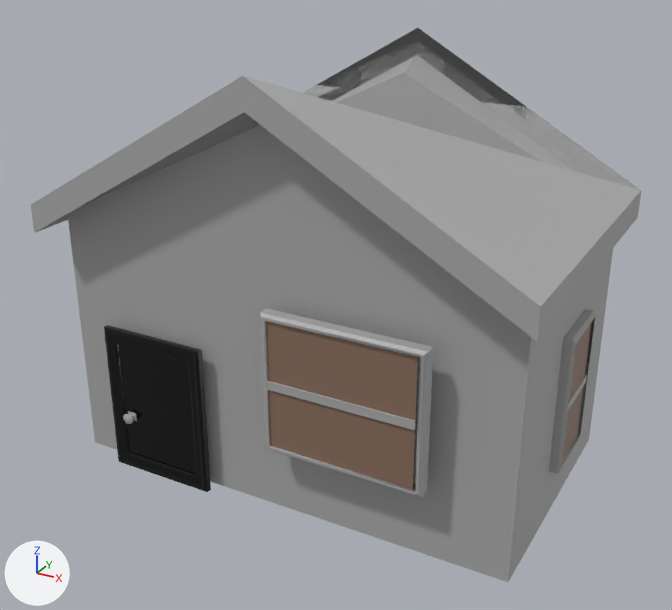
A saved change to the FBX model SeniorProject2025/Assets/BetaBuildings/Farmhouse2.fbx.
Camera for both pictures: a 50 mm camera at (0.387, -0.615, 0.531) aimed at (-0.008, 0.102, 0.172). The axes (+X, +Y, +Z) are drawn at lower left. The lights are the same throughout. Where no turn or scale is listed for an object, it has been applied to the vertices.

The scene before the commit, as lines of its bpy script (objects in view):
```python
me_mesh = bpy.data.meshes.new('Mesh')
me_mesh.from_pydata(...)  # 56 vertices, 45 faces; spans x -0.075..0.075, y -0.009..0.009, z -0.066..0.066
# faces by material slot: [44, 1]
me_mesh.materials.append(mat_standardsurface1)  # grey #aaaaaa
me_mesh.materials.append(mat_lambert3)  # brown #8a6e5d
me_mesh_002 = bpy.data.meshes.new('Mesh.002')
me_mesh_002.from_pydata(...)  # 66 vertices, 67 faces; spans x -0.055..0.055, y -0.006..0.006, z -0.075..0.075
# faces by material slot: [38, 29]
me_mesh_002.materials.append(mat_standardsurface1)  # grey #aaaaaa
me_mesh_002.materials.append(mat_standardsurface3)  # black #000000
me_mesh_003 = bpy.data.meshes.new('Mesh.003')
me_mesh_003.from_pydata(...)  # 24 vertices, 21 faces; spans x -0.238..0.238, y -0.157..0.157, z -0.001..0.398
me_mesh_003.materials.append(mat_standardsurface1)  # grey #aaaaaa
me_mesh_004 = bpy.data.meshes.new('Mesh.004')
me_mesh_004.from_pydata(...)  # 56 vertices, 45 faces; spans x -0.0088..0.0088, y -0.034..0.034, z -0.0659..0.0659
# faces by material slot: [44, 1]
me_mesh_004.materials.append(mat_standardsurface1)  # grey #aaaaaa
me_mesh_004.materials.append(mat_lambert3)  # brown #8a6e5d
ob_pcube110 = bpy.data.objects.new('pCube110', me_mesh_003)
ob_pcube110.location = (-0.009, 0.12, 0.011)
ob_polysurface430 = bpy.data.objects.new('polySurface430', me_mesh)
ob_polysurface430.location = (0.069, -0.024, 0.151)
ob_polysurface431 = bpy.data.objects.new('polySurface431', me_mesh_004)
ob_polysurface431.location = (0.217, 0.123, 0.128)
ob_psphere22 = bpy.data.objects.new('pSphere22', me_mesh_002)
ob_psphere22.location = (-0.136, -0.021, 0.082)
```
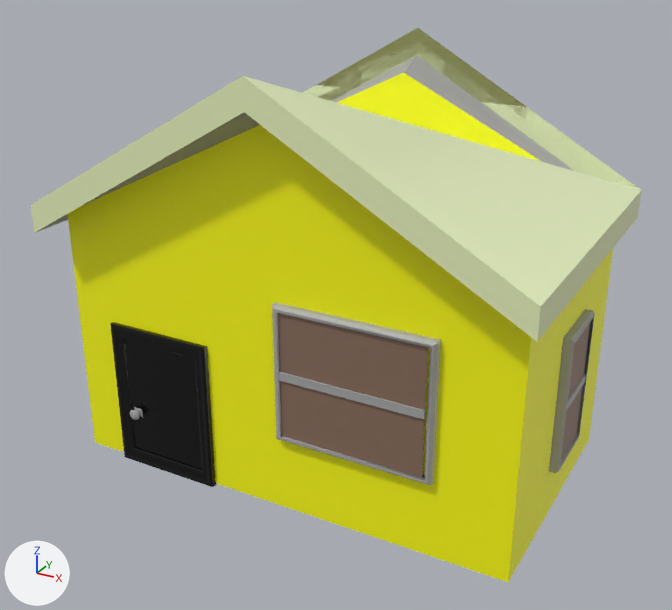
What changed in the scene script:
```text
Add mat_standardsurface13:
    mat_standardsurface13 = principled_material('standardSurface13')
    mat_standardsurface13.base_color = (0.749, 0.864, 0.516)  # green #e0efbe
    mat_standardsurface13.roughness = 0.2
    mat_standardsurface13.emission_color = (0.312, 0.213, 0.0306)  # yellow #987f31
    mat_standardsurface13.emission_strength = 0.14
Add mat_lambert5:
    mat_lambert5 = principled_material('lambert5')
    mat_lambert5.base_color = (1.0, 1.0, 0.0)  # yellow #ffff00
Change me_mesh_003:
    where me_mesh_003.from_pydata(...)  # 24 vertices, 21 faces; spans x -0.238..0.238, y -0.157..0.157, z -0.001..0.398
    used by ob_pcube110; location = (-0.009, 0.12, 0.011)
    me_mesh_003 part 1: all 6 faces centred in x -0.225..0.225, y -0.126..0.126, z 0.124..0.151 switch from mat_standardsurface1 (grey #aaaaaa) to mat_lambert5 (yellow #ffff00)
    me_mesh_003 part 2: 3 of the faces centred in x -0.238..0.0, y -0.157..0.0, z 0.249..0.317 switch from mat_standardsurface1 (grey #aaaaaa) to mat_standardsurface13 (green #e1efbe)
    me_mesh_003 part 3: 2 of the faces centred in x 0.119..0.238, y -0.157..0.0, z 0.249..0.317 switch from mat_standardsurface1 (grey #aaaaaa) to mat_standardsurface13 (green #e1efbe)
    me_mesh_003 part 4: 1 of the faces centred in x -0.119, y 0.157, z 0.317 switch from mat_standardsurface1 (grey #aaaaaa) to mat_standardsurface13 (green #e1efbe)
    me_mesh_003 part 5: 1 of the faces centred in x 0.119, y 0.157, z 0.317 switch from mat_standardsurface1 (grey #aaaaaa) to mat_standardsurface13 (green #e1efbe)
Change ob_psphere22:
    ob_psphere22.location: (-0.136, -0.021, 0.082) -> (-0.136, -0.011, 0.082)
Change ob_polysurface430:
    ob_polysurface430.location: (0.069, -0.024, 0.151) -> (0.069, -0.006, 0.151)
Change ob_polysurface431:
    ob_polysurface431.location: (0.217, 0.123, 0.128) -> (0.216, 0.123, 0.128)
```

Pixel boxes [x1, y1, x2, y2] of what changed, in the pictures (672 x 610 px):
'polySurface430', moved: before [260, 308, 433, 497]; after [272, 302, 441, 486]
'pSphere22', moved: before [104, 325, 211, 492]; after [110, 322, 216, 487]
'polySurface431', moved: before [549, 309, 596, 474]; after [549, 309, 595, 473]
part 1 of me_mesh_003, recoloured (grey to yellow): [67, 73, 613, 582] in both
part 2 of me_mesh_003, recoloured (grey to green): [31, 28, 641, 306] in both
part 3 of me_mesh_003, recoloured (grey to green): [243, 76, 641, 342] in both
part 4 of me_mesh_003, recoloured (grey to yellow): [303, 29, 418, 101] in both
part 5 of me_mesh_003, recoloured (grey to green): [417, 28, 637, 189] in both
